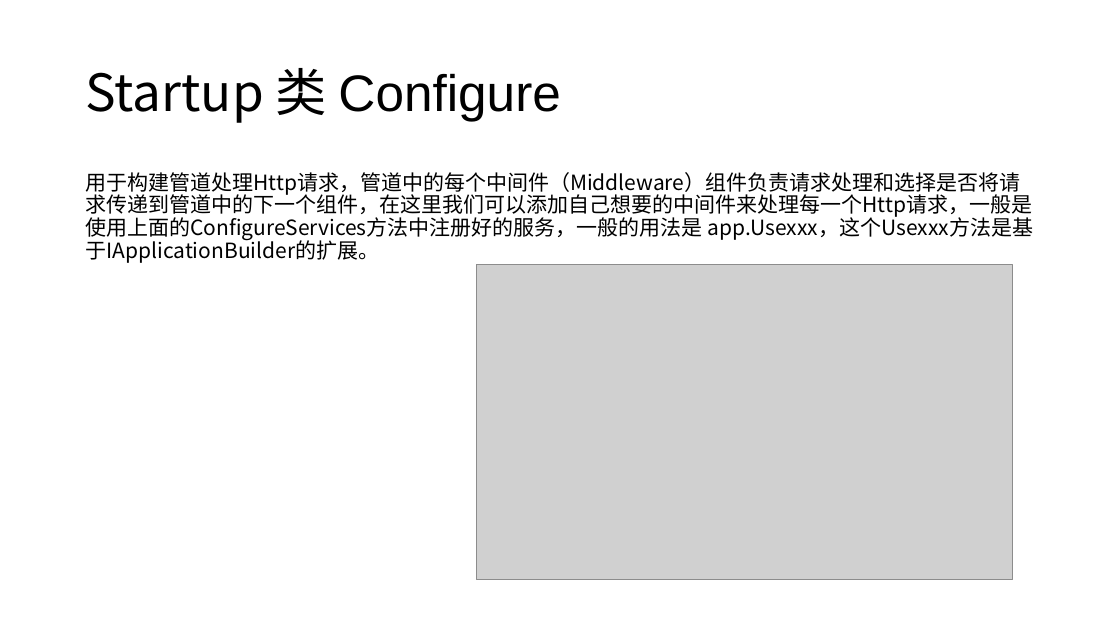
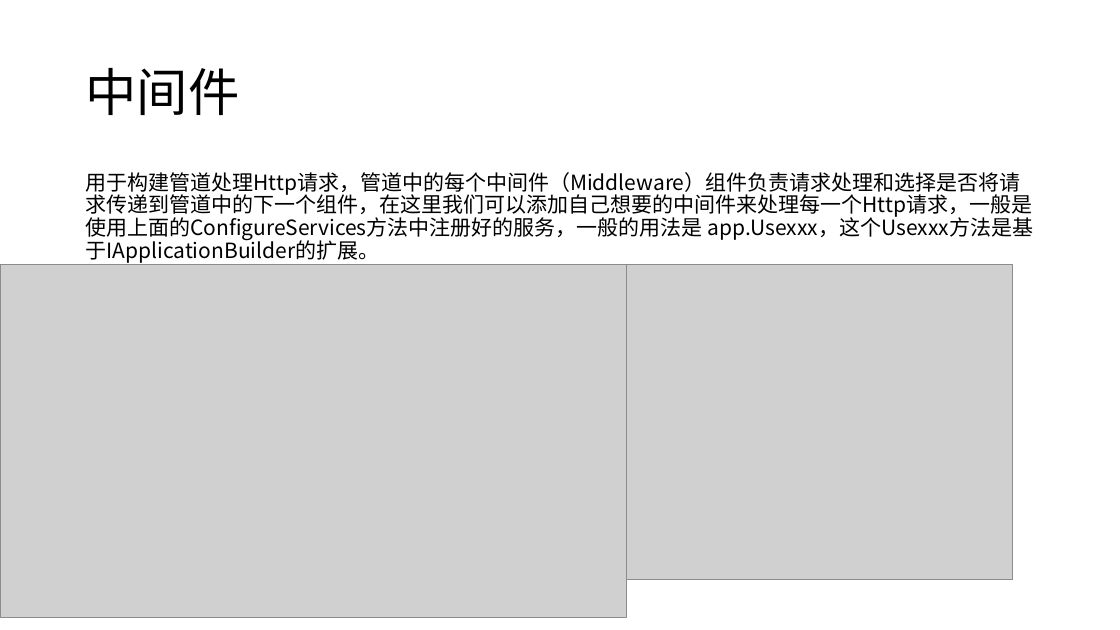
Before and after one commit to DarkRogerZz/TestCore, a slide deck: slide 25 of Word/.NET Core核心基础知识内容.pptx (slide 6 before the commit). Drawn at 1120x630 pixels with LibreOffice and Linux fonts; fonts in the diff are those of the drawing; grey boxes stand for pictures. Boxes give left, top, right and bottom in pixels: in the first picture for what was removed or moved away, otherwise in the second. Text is boxed around its words. In the diff, an @@ line names an element or a change of style, - is before the commit and + after.

```diff
--- a/Word/.NET Core核心基础知识内容.pptx
+++ b/Word/.NET Core核心基础知识内容.pptx
@@ title at [85, 68, 239, 115]: text changed; font Arial to Noto Sans CJK SC @@
-Startup 类 Configure
+中间件
@@ picture added at [0, 265, 627, 618] @@
```
Also in this commit, not shown: 2 other slides changed, 17 slides added, 8 other files.
